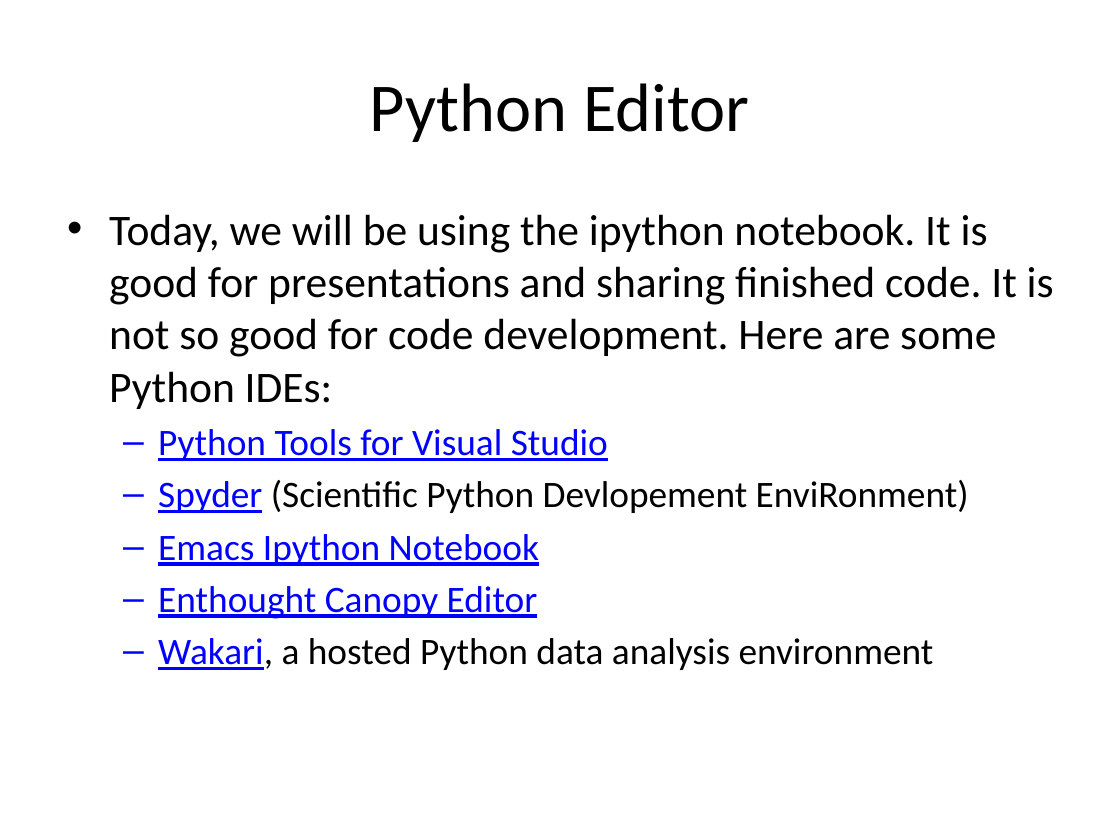
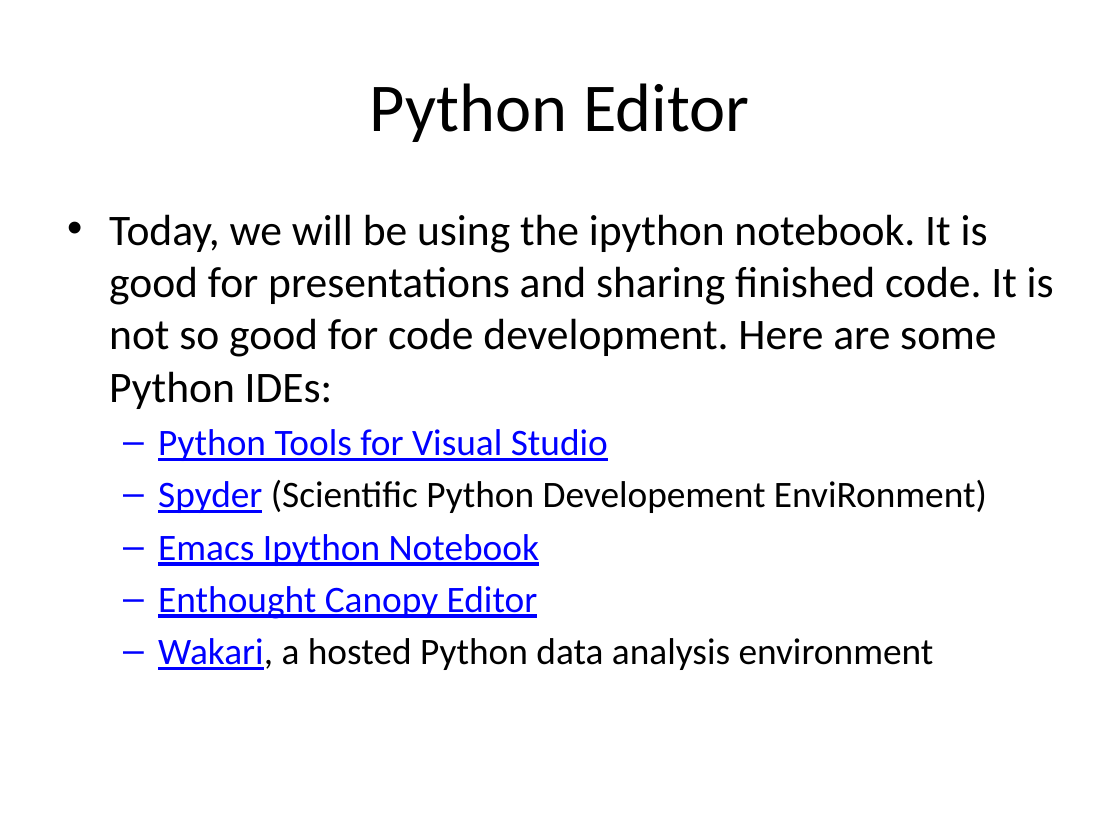
Before and after one commit to Unidata/python-workshop, a slide deck: slide 13 of Overview.pptx. Drawn at 1120x840 pixels with LibreOffice and Linux fonts; fonts in the diff are those of the drawing; background and template pictures are left out. Boxes give left, top, right and bottom in pixels: in the first picture for what was removed or moved away, otherwise in the second. Text is boxed around its words. In the diff, an @@ line names an element or a change of style, - is before the commit and + after.

```diff
--- a/Overview.pptx
+++ b/Overview.pptx
@@ text at [158, 480, 987, 513]: text changed @@
-  – Spyder (Scientific Python Devlopement EnviRonment)
+  – Spyder (Scientific Python Developement EnviRonment)
```
Also in this commit, not shown: 3 other slides changed, 1 other file.
